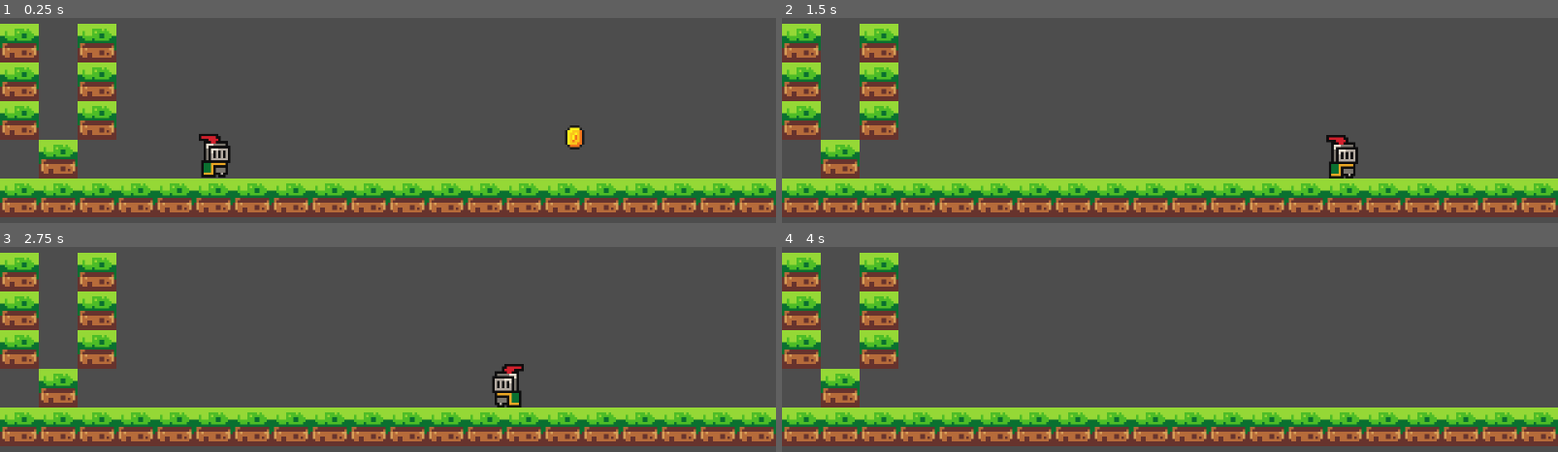
Above: before the commit, frames 1-4 (two rows, left to right).
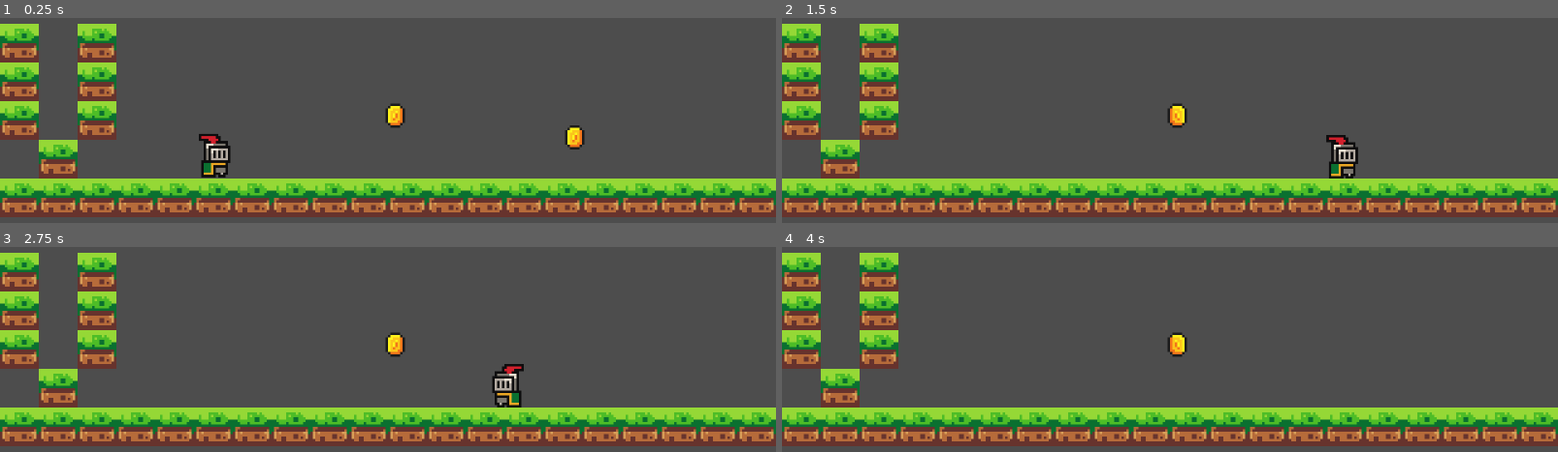
Above: after the commit, the same moments.

Repository: Parth-Agrawal2412/knight_on_the_platform_Source_code
Game: Godot game, scene res://Scenes/game.tscn
Two runs of this game, one before a commit and one after it. Both use one fixed random seed, a clock stepped at 60 frames per second and the inputs below.
Inputs:
- Up to frame 1 (0.25 s): no input
- Up to frame 2 (1.5 s): hold Right (Right) from 0.53 s (still down); tap Space (Jump) at 0.77 s
- Up to frame 3 (2.75 s): tap Space (Jump) at 1.52 s; release Right (Right) at 2.03 s; hold Left (Left) from 2.03 s (still down)
- Up to frame 4 (4 s): release Left (Left) at 2.78 s; hold Right (Right) from 2.78 s (still down); tap Space (Jump) at 3.02, 3.77 s

The runs differ from the first frame. In frame 1, 0.3% of the frame differs, in the area x 49-53%, y 41-54%; in frame 2, 0.3%; in frame 3, 0.3%; in frame 4, 0.3%.

Commit message:
Update game.tscn

Diff:
--- a/Scenes/game.tscn
+++ b/Scenes/game.tscn
@@ -2,7 +2,6 @@
 
 [ext_resource type="PackedScene" uid="uid://cv86xodnqw4s" path="res://Scenes/player.tscn" id="1_ebmjs"]
 [ext_resource type="PackedScene" uid="uid://cb45ghnouxapq" path="res://Scenes/worls_tileset.tscn" id="2_qxrlw"]
-[ext_resource type="Script" uid="uid://bwqofjlm5ssmp" path="res://Scripts/player.gd" id="2_wrm1d"]
 [ext_resource type="Texture2D" uid="uid://bprhysvr4ubmt" path="res://Assets/world_tileset_nature_ice_other.png" id="4_3dryh"]
 [ext_resource type="PackedScene" uid="uid://b116al2ohfr6d" path="res://Scenes/coin.tscn" id="5_wowpa"]
 
@@ -70,18 +69,20 @@
 
 [node name="Player" parent="." unique_id=5701117 instance=ExtResource("1_ebmjs")]
 position = Vector2(89, 71)
-script = ExtResource("2_wrm1d")
 
 [node name="Worls_tileset" parent="." unique_id=827085311 instance=ExtResource("2_qxrlw")]
 
-[node name="Layer0" type="TileMapLayer" parent="Worls_tileset" unique_id=1073281277]
+[node name="Layer1" type="TileMapLayer" parent="Worls_tileset" unique_id=1073281277]
 use_parent_material = true
 tile_map_data = PackedByteArray("AAAAAAcAAAAAAAAAAAABAAcAAAAAAAAAAAACAAcAAAAAAAAAAAADAAcAAAAAAAAAAAAEAAcAAAAAAAAAAAAFAA …(384 unchanged characters)…
 tile_set = SubResource("TileSet_ql73s")
 
-[node name="Layer1" type="TileMapLayer" parent="Worls_tileset" unique_id=1281539314]
+[node name="Layer2" type="TileMapLayer" parent="Worls_tileset" unique_id=1281539314]
 use_parent_material = true
 tile_set = SubResource("TileSet_ql73s")
 
 [node name="Coin" parent="." unique_id=933766489 instance=ExtResource("5_wowpa")]
 position = Vector2(237, 95)
+
+[node name="Coin2" parent="." unique_id=2034867237 instance=ExtResource("5_wowpa")]
+position = Vector2(163, 86)
